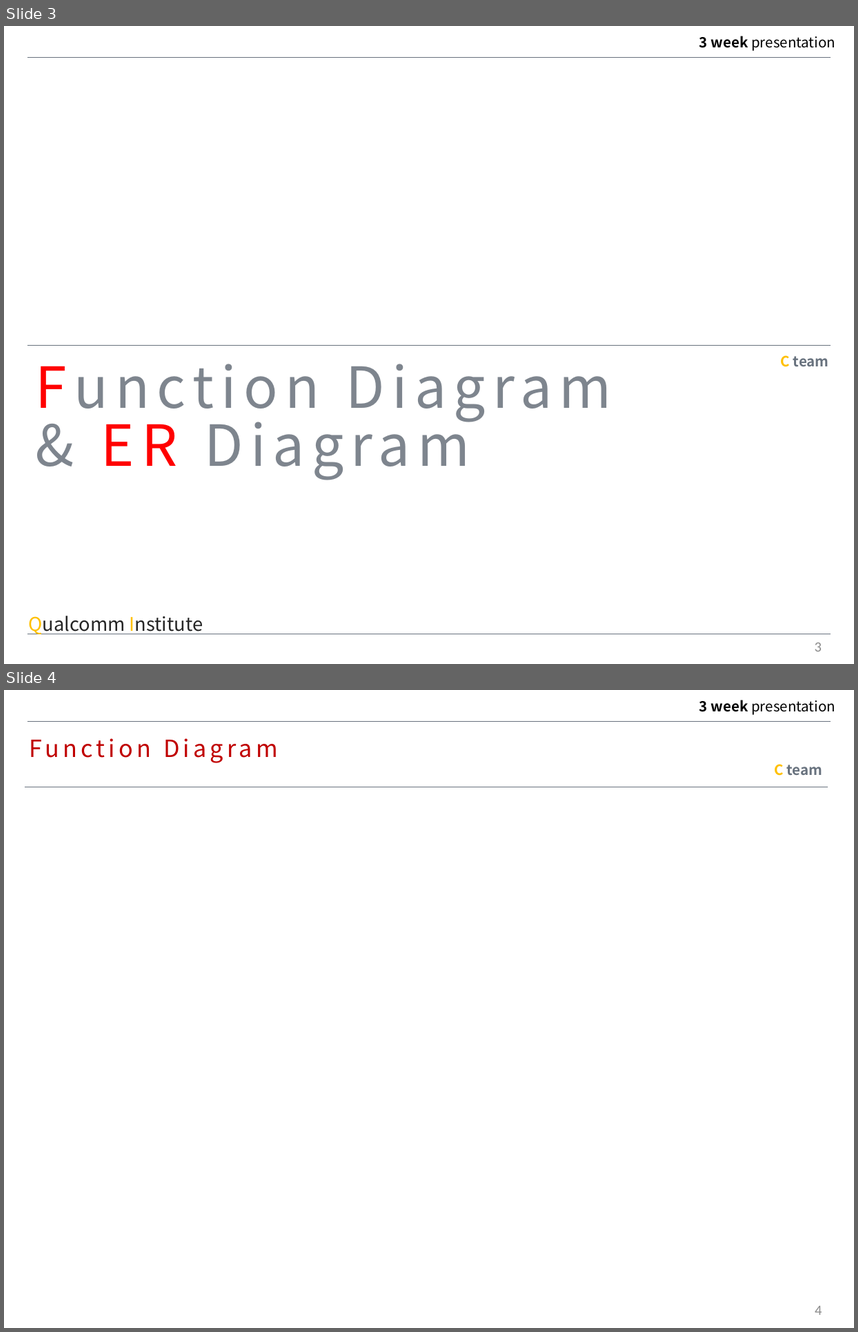
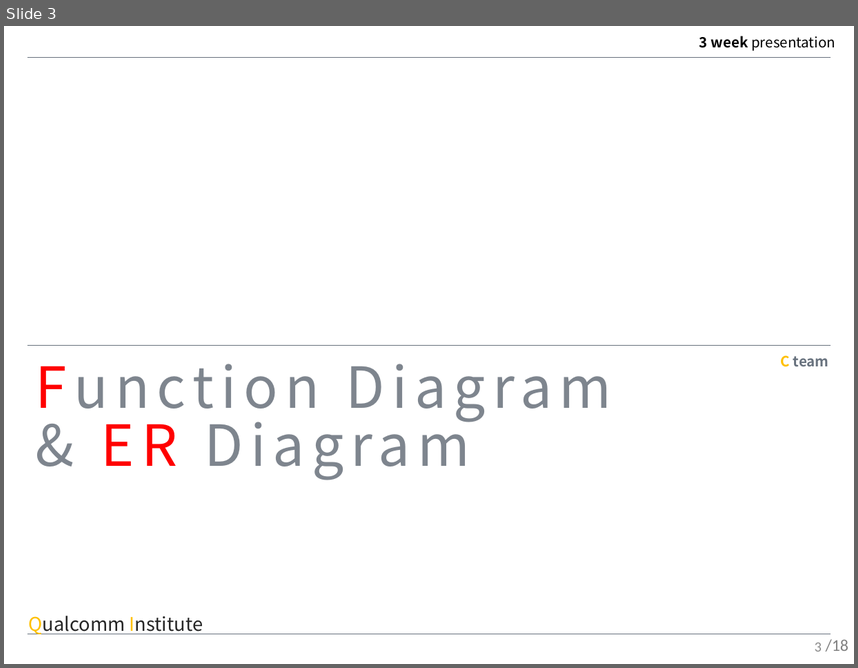
Before and after one commit to MAENGSOOHOON/summer2017IoT, a slide deck: 3week/ppt/3week.pptx. Shown one above the other, each under a label of ours: slides 3 and 4 before the commit, slide 3 after it. The pictures are 858x1332 and 858x668 pixels, drawn with LibreOffice and Linux fonts; fonts in the diff are those of the drawing. Boxes give left, top, right and bottom in pixels: in the first picture for what was removed or moved away, otherwise in the second. Text is boxed around its words. In the diff, an @@ line names an element or a change of style, - is before the commit and + after.

```diff
--- a/3week/ppt/3week.pptx
+++ b/3week/ppt/3week.pptx
@@ slide 4 removed at bbox=[4, 690, 854, 1328], background #FFFFFF; not listed: 2 template elements that a slide beside it also shows @@
@@ text removed at bbox=[29, 738, 278, 763] @@
-Function Diagram
@@ text removed at bbox=[774, 764, 822, 776] @@
-C team
@@ line removed from (25, 787) to (828, 787) @@
@@ page number removed at bbox=[815, 1305, 822, 1314] @@
-4
@@ slide 3 changed as well @@
@@ text added at bbox=[826, 639, 849, 651], 14 pt, text #808080 @@
+/18
```
Also in this commit, not shown: 13 other slides changed, 4 slides added, 4 other slides removed, 2 other files.
